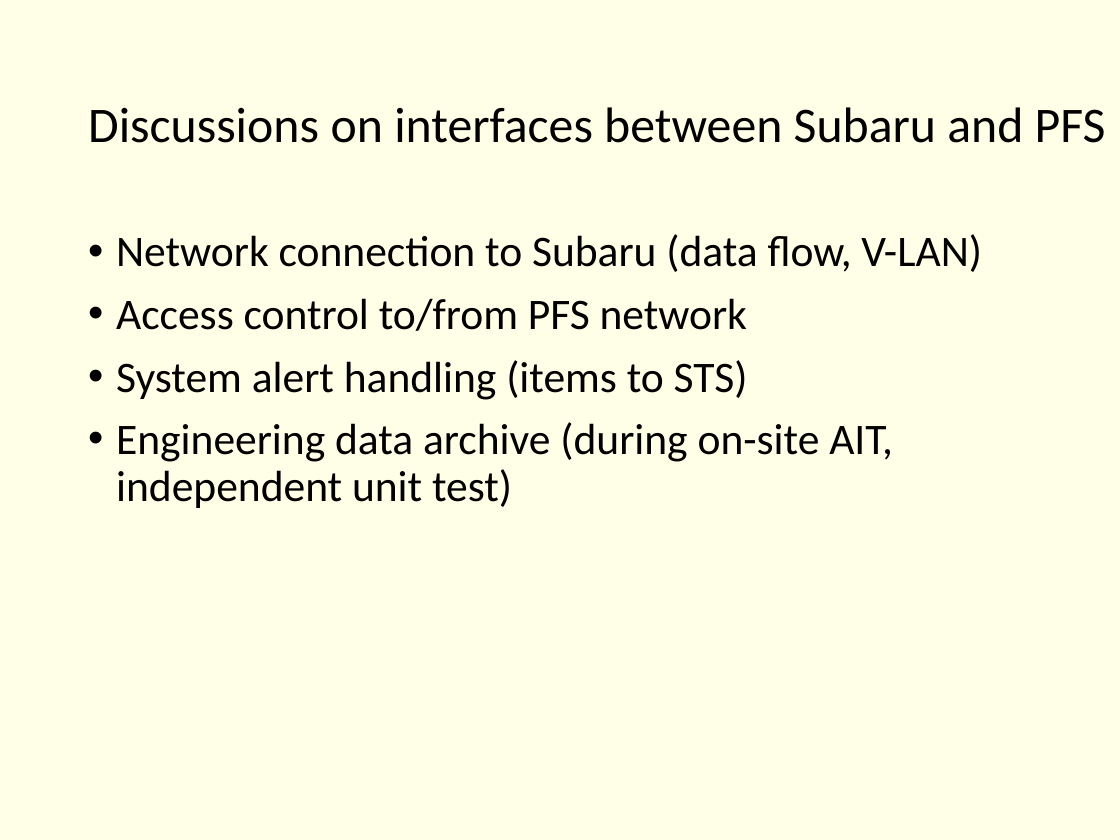
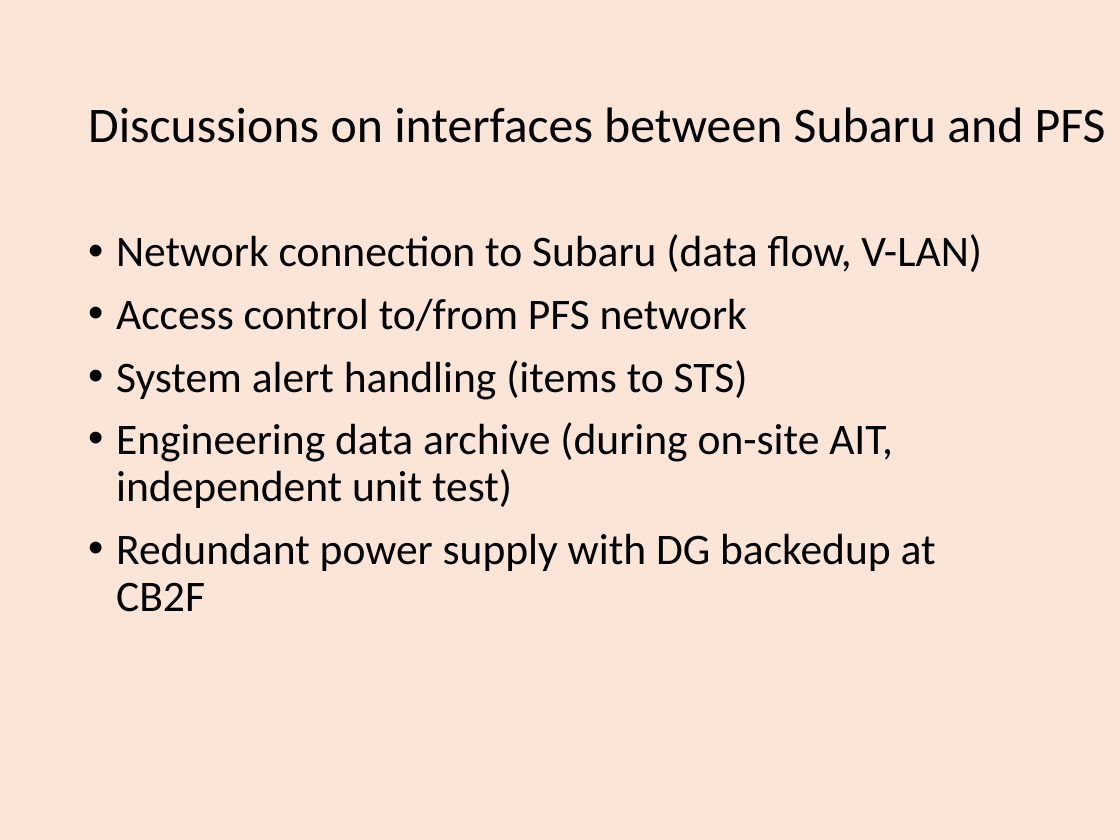
Before and after one commit to Subaru-PFS/ics_doc, a slide deck: slide 95 of SSN-00029.pptx (slide 83 before the commit). Drawn at 1120x840 pixels with LibreOffice and Linux fonts; fonts in the diff are those of the drawing. Boxes give left, top, right and bottom in pixels: in the first picture for what was removed or moved away, otherwise in the second. Text is boxed around its words. In the diff, an @@ line names an element or a change of style, - is before the commit and + after.

```diff
--- a/SSN-00029.pptx
+++ b/SSN-00029.pptx
@@ background #FFFEE7 to #FBE5D6 @@
@@ text at (x1=116, y1=533, x2=936, y2=612): paragraph added @@
+• Redundant power supply with DG backedup at CB2F
```
Also in this commit, not shown: 15 other slides changed, 8 slides added, 5 slides removed.
